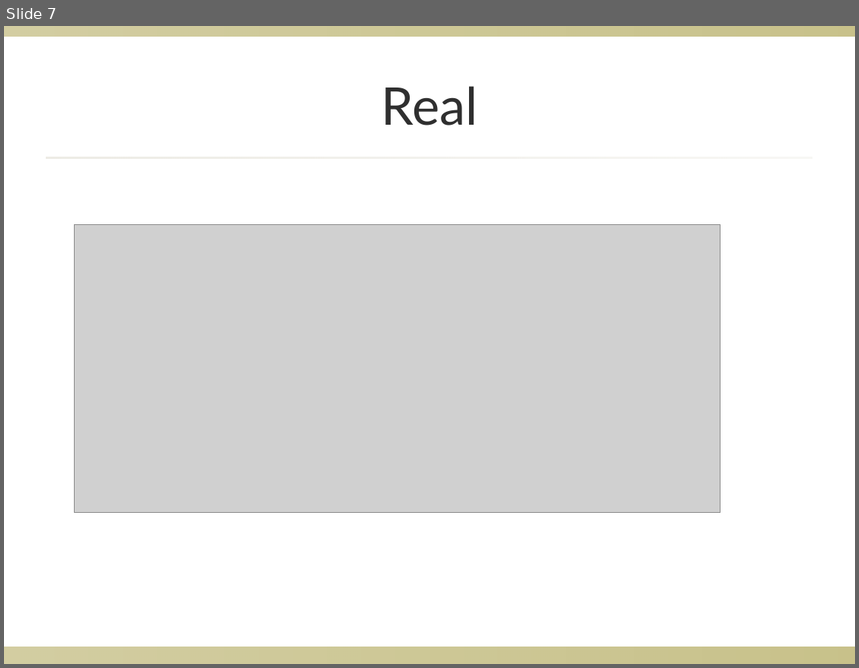
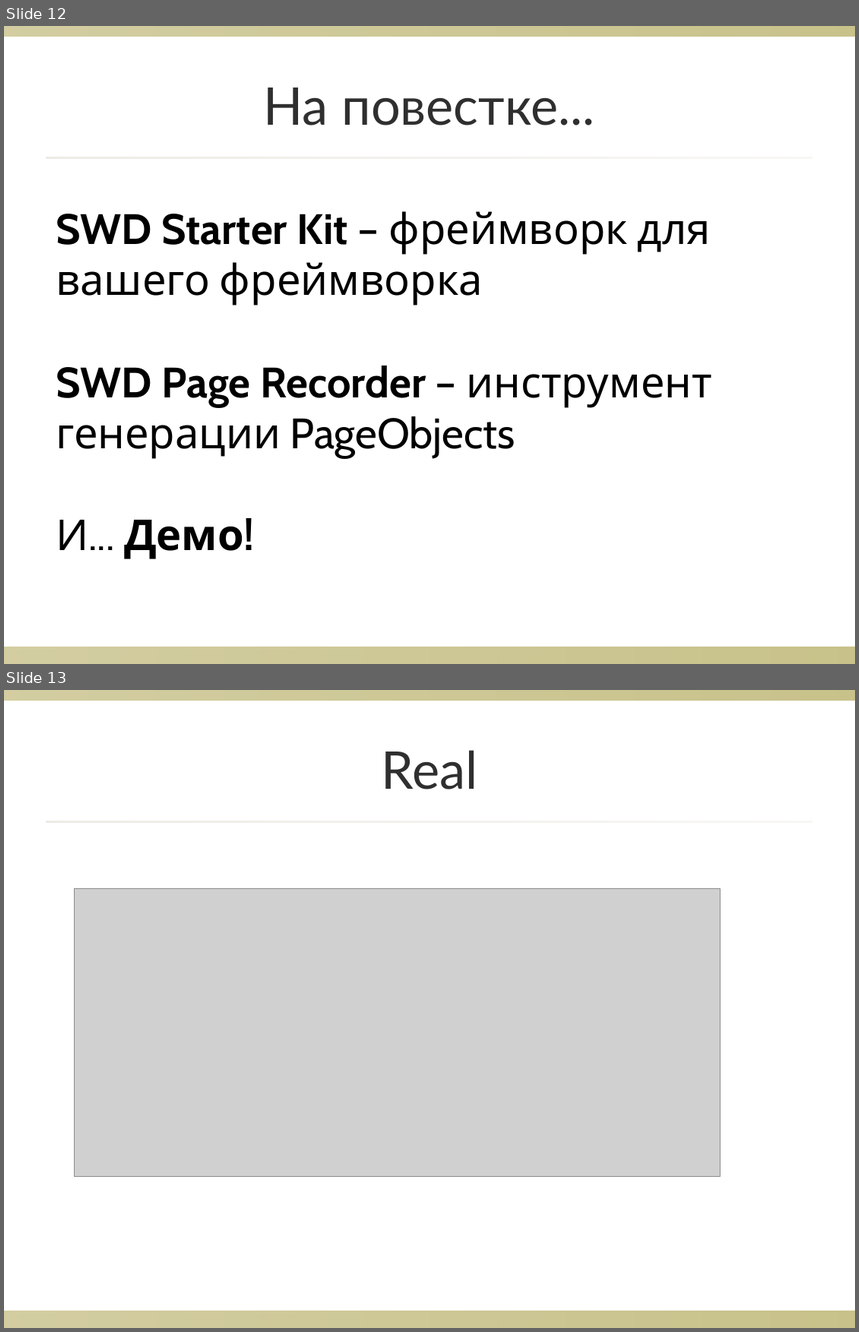
Before and after one commit to dzharii/p-secamp-2014, a slide deck: presentation/swd-page-recorder.ppt. Shown one above the other, each under a label of ours: slide 7 before the commit, slides 12 and 13 after it. The pictures are 859x668 and 859x1332 pixels, drawn with LibreOffice and Linux fonts; fonts in the diff are those of the drawing; grey boxes stand for pictures; background and template pictures are left out. Boxes give left, top, right and bottom in pixels: in the first picture for what was removed or moved away, otherwise in the second. Text is boxed around its words. In the diff, an @@ line names an element or a change of style, - is before the commit and + after.

```diff
--- a/presentation/swd-page-recorder.ppt
+++ b/presentation/swd-page-recorder.ppt
@@ slide 12 added at box(4, 26, 855, 664), background picture (left out); not listed: 3 template elements that a slide beside it also shows @@
@@ title added at box(264, 88, 595, 126), 44 pt, text #2F2F2F @@
+На повестке...
@@ text added at box(56, 211, 712, 560), 36 pt, text #000000 @@
+SWD Starter Kit – фреймворк для вашего фреймворка
+SWD Page Recorder – инструмент генерации PageObjects
+И... Демо!
@@ what was slide 7 is now slide 13 @@
```
Also in this commit, not shown: 5 other slides added, 3 other files.
